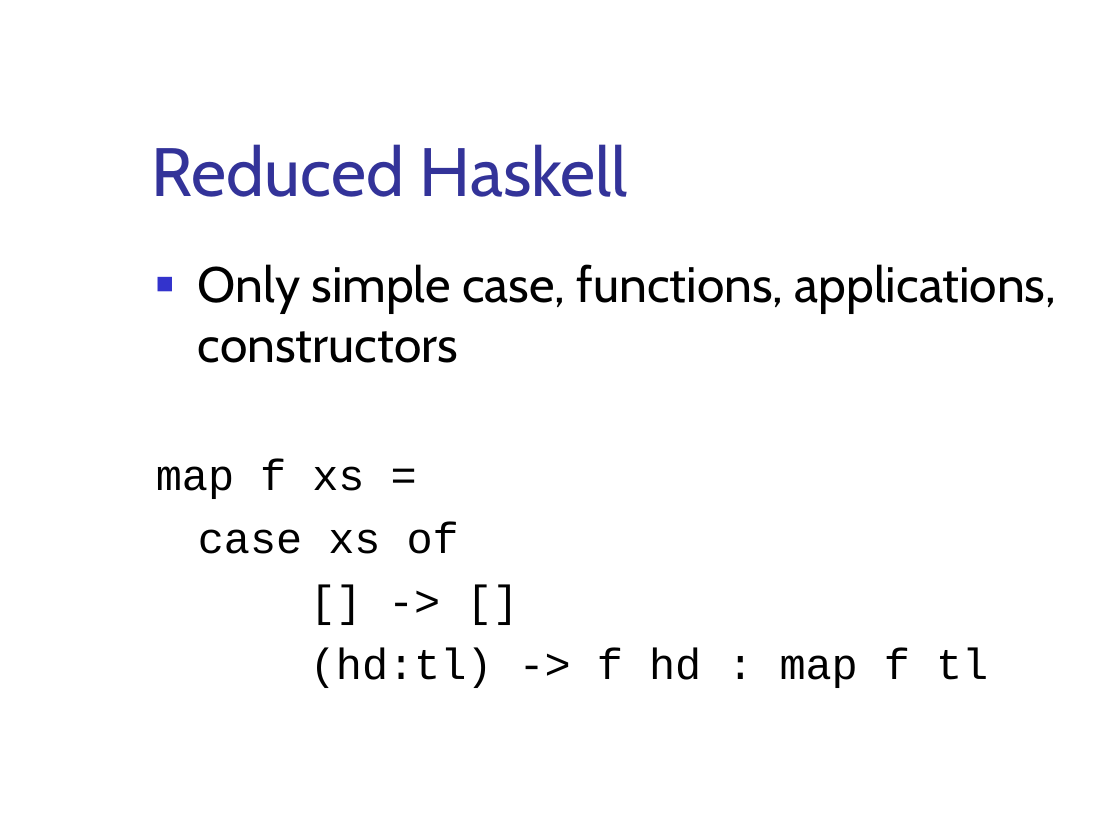
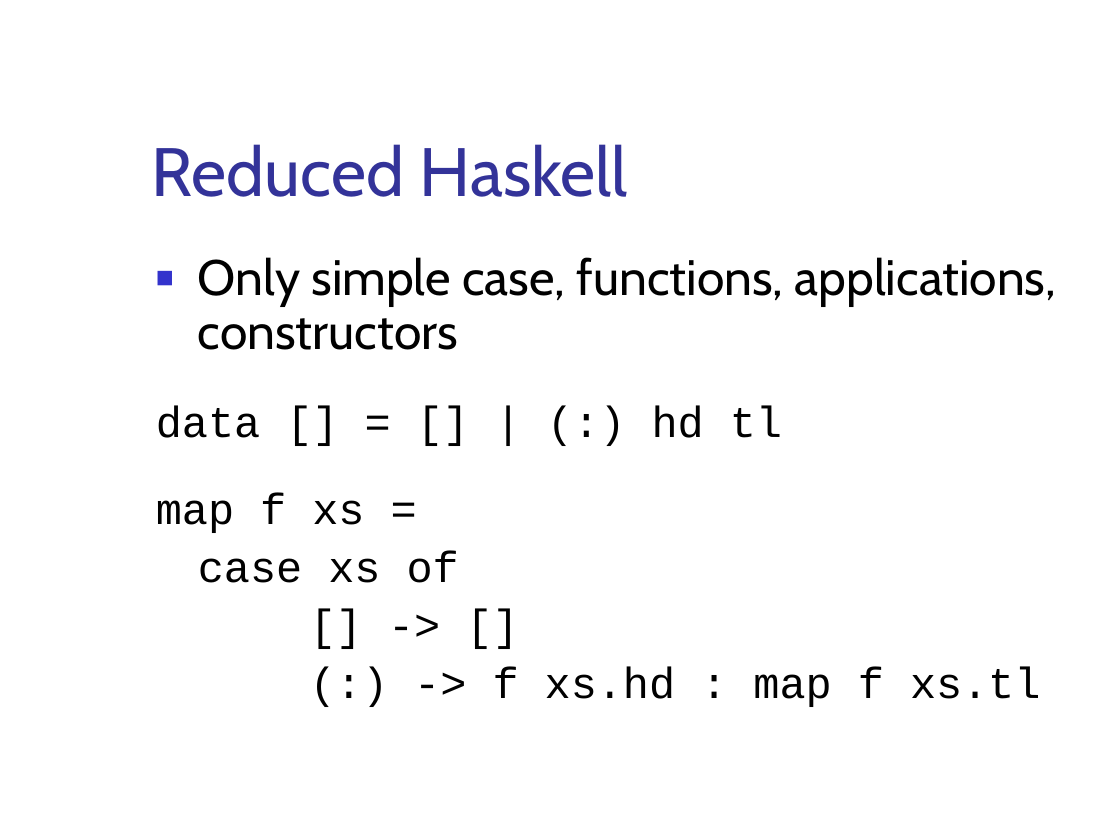
Before and after one commit to ndmitchell/catch, a slide deck: slide 7 of academic/bctcs-2006/catch.ppt. Drawn at 1120x840 pixels with LibreOffice and Linux fonts; fonts in the diff are those of the drawing; background and template pictures are left out. Boxes give left, top, right and bottom in pixels: in the first picture for what was removed or moved away, otherwise in the second. Text is boxed around its words. In the diff, an @@ line names an element or a change of style, - is before the commit and + after.

```diff
--- a/academic/bctcs-2006/catch.ppt
+++ b/academic/bctcs-2006/catch.ppt
@@ text at [156, 257, 1057, 583]: line spacing 1 to 0.9 @@
@@ text at [156, 406, 782, 438]: paragraph added @@
+data [] = [] | (:) hd tl
@@ text at [493, 666, 1040, 707]: text changed @@
-(hd:tl) -> f hd : map f tl
+(:) -> f xs.hd : map f xs.tl
```
Also in this commit, not shown: 2 other slides changed, 7 slides added.
